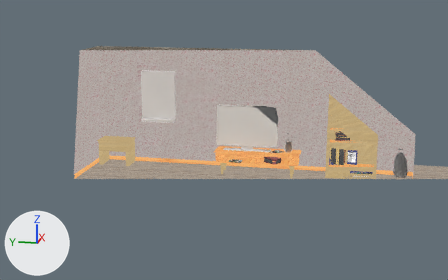
Before and after pictures for a commit that changed the Blender file scenes/teaser/tv_scene.blend.
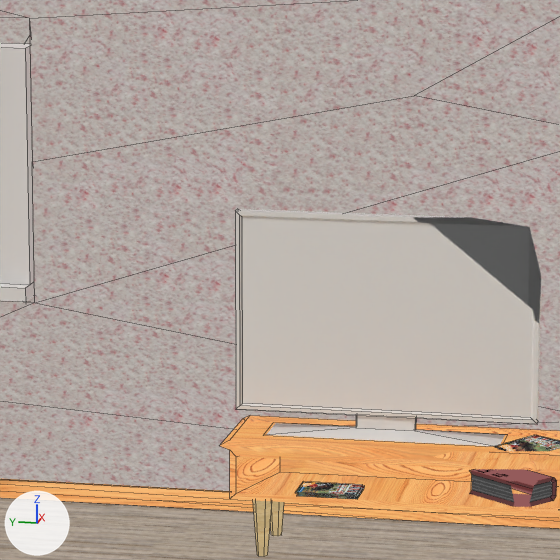
Old and new are each drawn from a 50 mm camera at (-12.16, -2.34, 4.46) aimed at (2.83, 0.65, 0.72) and again close up on the part from 38% to 63% of the width and 22% to 63% of the height. Lighting does not change. The marker at lower left points along +X, +Y and +Z. The older version's two pictures come first. The close-ups show mesh edges as thin lines. Everything nearer to the camera than a plane just in front of the edit is cut away.

The older version as bpy lines, for what is in view:
```python
me_cube_001 = bpy.data.meshes.new('Cube.001')
me_cube_001.from_pydata(...)  # 32 vertices, 30 faces; spans x -0.1..0.15, y -0.75..0.75, z 0.0..1.1
me_cube_001.materials.append(mat_no_texture)  # white #e7e7e7
me_cube_016 = bpy.data.meshes.new('Cube.016')
me_cube_016.from_pydata(...)  # a box spanning x -0.1..0.1, y -0.15..0.15, z 0.008..0.013; a box spanning x -0.086..0.114, y -0.15..0.15, z 0.013..0.018; a box spanning x -0.086..0.114, y -0.14..0.16, z 0.019..0.024
me_cube_016.materials.append(mat_magazine_1)  # picture img_magazine_1_png
me_cube_023 = bpy.data.meshes.new('Cube.023')
me_cube_023.from_pydata(...)  # 24 vertices, 20 faces; spans x -0.12..0.12, y -0.18..0.18, z -0.01..0.11
me_cube_023.materials.append(mat_books_001)  # picture img_books_png_001
ob_book_3_001 = bpy.data.objects.new('book_3.001', me_cube_023)
ob_book_3_001.location = (2.329, -0.644, 0.351)
ob_book_3_001.rotation_euler = (0.0, 0.0, -0.655)  # degrees (0, 0, -38)
ob_magazines_002 = bpy.data.objects.new('magazines.002', me_cube_016)
ob_magazines_002.location = (2.314, -0.746, 0.593)
ob_magazines_002.rotation_euler = (0.0, 0.0, 0.981)  # degrees (0, 0, 56)
ob_tv = bpy.data.objects.new('tv', me_cube_001)
ob_tv.location = (2.44, 0.0, 0.599)
ob_tv.rotation_euler = (0.0, 0.0, 3.142)  # degrees (0, 0, 180)
# also in view: 'cabinet.001' at (2.41, -0.27, 0.3); 'window_1.001' at (3.14, 2.45, 1.71); 'magazines.001' at (2.26, 0.25, 0.34); 'tv_scene_room' at (-0.5, -4.0, 1.5)
```
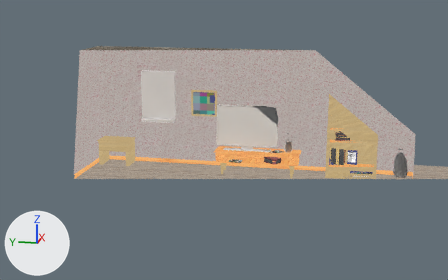
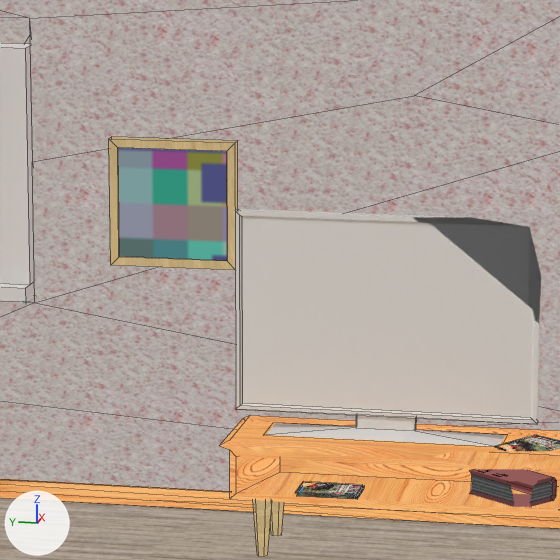
Pixel boxes [x1, y1, x2, y2] of what changed, in the close-ups (560 x 560 px):
'frame', added
    after: [109, 137, 238, 270]
    faces in mat_books_002 (picture img_books_png_002): [118, 148, 227, 261]
    faces in mat_oak_002 (picture img_oak_png_002): [109, 137, 238, 270]

Diff of the bpy script that builds the scene:
```diff
--- a/scenes/teaser/tv_scene.blend.py
+++ b/scenes/teaser/tv_scene.blend.py
@@ img_oak_png_002 @@
+img_oak_png_002 = load_image('oak.png.002', '../../data_source/models/textures/oak.png', 256, 256, 'sRGB')
@@ img_books_png_002 @@
+img_books_png_002 = load_image('books.png.002', '../../data_source/models/textures/books.png', 512, 512, 'sRGB')
@@ mat_oak_002 @@
+mat_oak_002 = emission_material('oak.002')
+mat_oak_002.texture = img_oak_png_002
@@ mat_books_002 @@
+mat_books_002 = emission_material('books.002')
+mat_books_002.texture = img_books_png_002
@@ me_cube_002 @@
+me_cube_002.from_pydata(...)  # 16 vertices, 14 faces; spans x -1.0..1.0, y -1.0..1.0, z 0.0..0.19
+# faces by material slot: [13, 1]
+me_cube_002.materials.append(mat_oak_002)  # picture img_oak_png_002
+me_cube_002.materials.append(mat_books_002)  # picture img_books_png_002
@@ ob_frame @@
+ob_frame = bpy.data.objects.new('frame', me_cube_002)
+ob_frame.location = (2.977, 1.188, 1.62)
+ob_frame.rotation_euler = (0.0, -1.571, 0.0)  # degrees (0, -90, 0)
+ob_frame.scale = (0.328, 0.328, 0.328)
```
